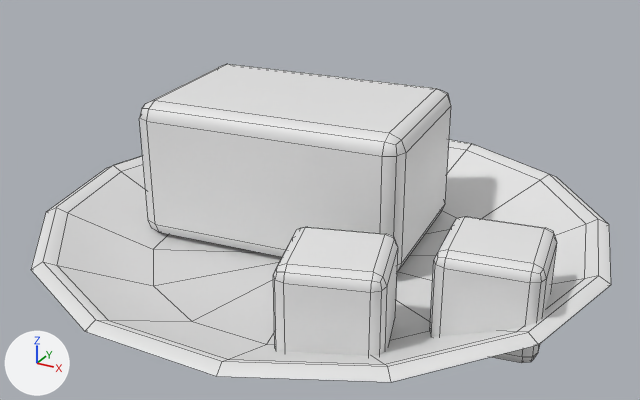
Two versions of the Blender file WhiteModel/Food/SM_tofu.blend, one commit apart.
Both versions are drawn from a camera (50 mm lens) standing at (0.1369, -0.2512, 0.1545) and looking at (0.0015, -0.0051, 0.0314). The lights are fixed; the arrows at lower left show +X, +Y and +Z. The picture after the commit comes second. Mesh edges are drawn as thin lines.

The older version as bpy lines, for what is in view:
```python
me_sm_tofu = bpy.data.meshes.new('SM_tofu')
me_sm_tofu.from_pydata(...)  # 268 vertices, 274 faces; spans x -0.1..0.1, y -0.097..0.097, z 0.0..0.06
me_sm_tofu.polygons.foreach_set('use_smooth', [True] * 274)
# faces by material slot: [112, 162]
me_sm_tofu.materials.append(mat_m_celadon)  # white #e7e7e7
me_sm_tofu.materials.append(mat_m_tofuwhite)  # white #e7e7e7
ob_sm_tofu = bpy.data.objects.new('SM_tofu', me_sm_tofu)
ob_sm_tofu.location = (0.0, 0.0, 0.0)
_m = ob_sm_tofu.modifiers.new('WeightedNormal', 'WEIGHTED_NORMAL')
_m.keep_sharp = True
```
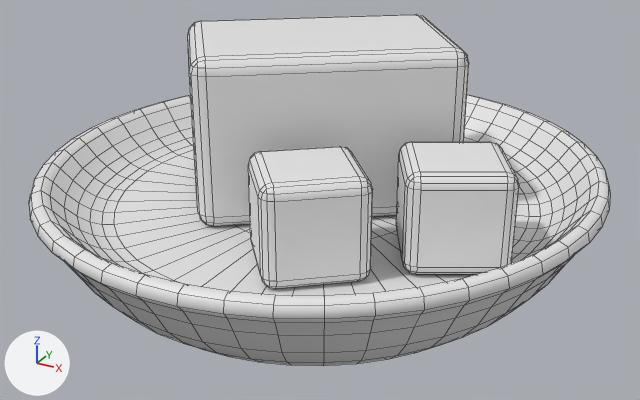
Location of each change, [x1, y1, x2, y2] in pixels of the pictures (640 x 400 px):
'SM_tofu', reshaped (11% taller)
    before: [31, 64, 611, 382]
    after: [29, 14, 611, 366]
part 1 of me_sm_tofu, rebuilt (12% taller)
    before: [31, 140, 611, 382]
    after: [29, 95, 611, 366]
part 2 of me_sm_tofu, added
    after: [188, 14, 469, 226]
part 3 of me_sm_tofu, added
    after: [248, 146, 373, 289]
part 4 of me_sm_tofu, added
    after: [396, 142, 519, 274]
part 5 of me_sm_tofu, deleted
    before: [430, 217, 557, 363]
part 6 of me_sm_tofu, deleted
    before: [139, 64, 451, 356]

The edits, one by one:
me_sm_tofu is used by ob_sm_tofu; location (0.0, 0.0, 0.0).
me_sm_tofu had 268 vertices, 274 faces and spanned x -0.1..0.1, y -0.097..0.097, z 0.0..0.06.
me_sm_tofu now has 1250 vertices, 1302 faces and spans x -0.095..0.095, y -0.1..0.1, z 0.0..0.086.
me_sm_tofu part 1: the loose piece of 100 vertices spanning x -0.1..0.1, y -0.097..0.097, z 0.0..0.024 is rebuilt with 962 vertices and now spans x -0.095..0.095, y -0.1..0.1, z 0.0..0.045.
me_sm_tofu part 2: a new loose piece of 96 vertices spanning x -0.056..0.046, y -0.041..0.055, z 0.03..0.086, in mat_m_tofuwhite (white #e7e7e7).
me_sm_tofu part 3: a new loose piece of 96 vertices spanning x -0.001..0.041, y -0.066..-0.025, z 0.03..0.062, in mat_m_tofuwhite (white #e7e7e7).
me_sm_tofu part 4: a new loose piece of 96 vertices spanning x 0.035..0.075, y -0.039..0.001, z 0.03..0.062, in mat_m_tofuwhite (white #e7e7e7).
me_sm_tofu part 5: the loose piece of 56 vertices spanning x 0.052..0.088, y -0.04..-0.004, z 0.008..0.04 is deleted.
Part 6, on me_sm_tofu:
112 vertices are removed from x -0.072..0.051, y -0.069..0.055, z 0.008..0.06.
108 faces are deleted.
